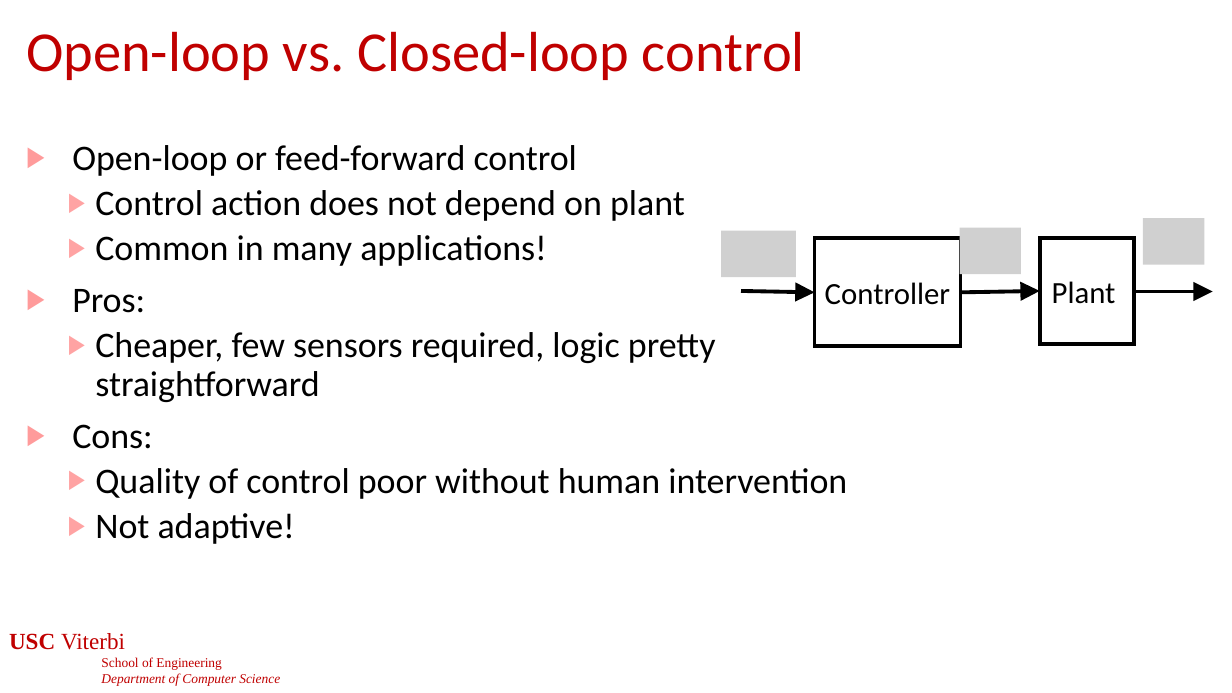
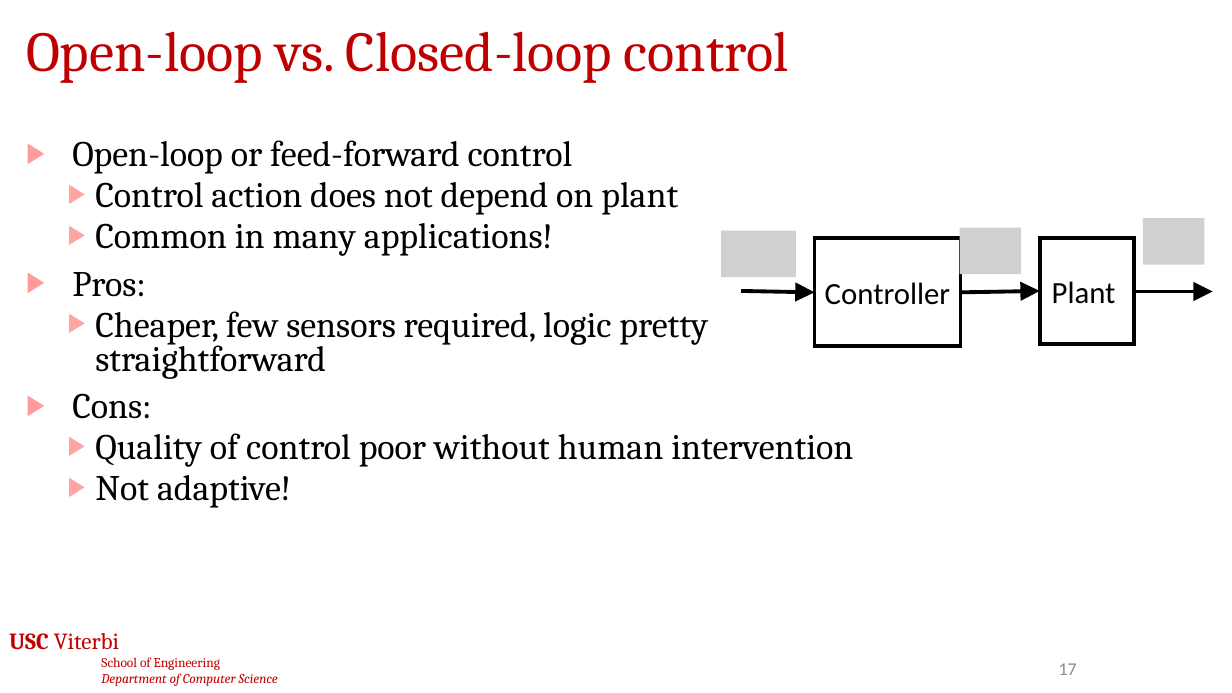
Before and after one commit to jdeshmukh/jdeshmukh.github.io, a slide deck: slide 17 of teaching/cs513-autocps-fall-2026/slides/5-Control.pptx. Drawn at 1232x693 pixels with LibreOffice and Linux fonts; fonts in the diff are those of the drawing; grey boxes stand for pictures; background and template pictures are left out. Boxes give left, top, right and bottom in pixels: in the first picture for what was removed or moved away, otherwise in the second. Text is boxed around its words. In the diff, an @@ line names an element or a change of style, - is before the commit and + after.

```diff
--- a/teaching/cs513-autocps-fall-2026/slides/5-Control.pptx
+++ b/teaching/cs513-autocps-fall-2026/slides/5-Control.pptx
@@ title "Open-loop vs. Closed-loop control" at [26, 31, 789, 83]: font Calibri to Cambria @@
@@ text "Open-loop or feed-forward control" at [72, 140, 853, 508]: font Calibri to Cambria; line spacing 0.9 to 0.8 @@
@@ text "USC Viterbi" at [9, 633, 278, 686]: font Times New Roman to Cambria @@
@@ page number added at [1059, 663, 1077, 675], 14 pt, text #8C8C8C @@
+17
```
Also in this commit, not shown: 72 other slides changed, 1 other file.
